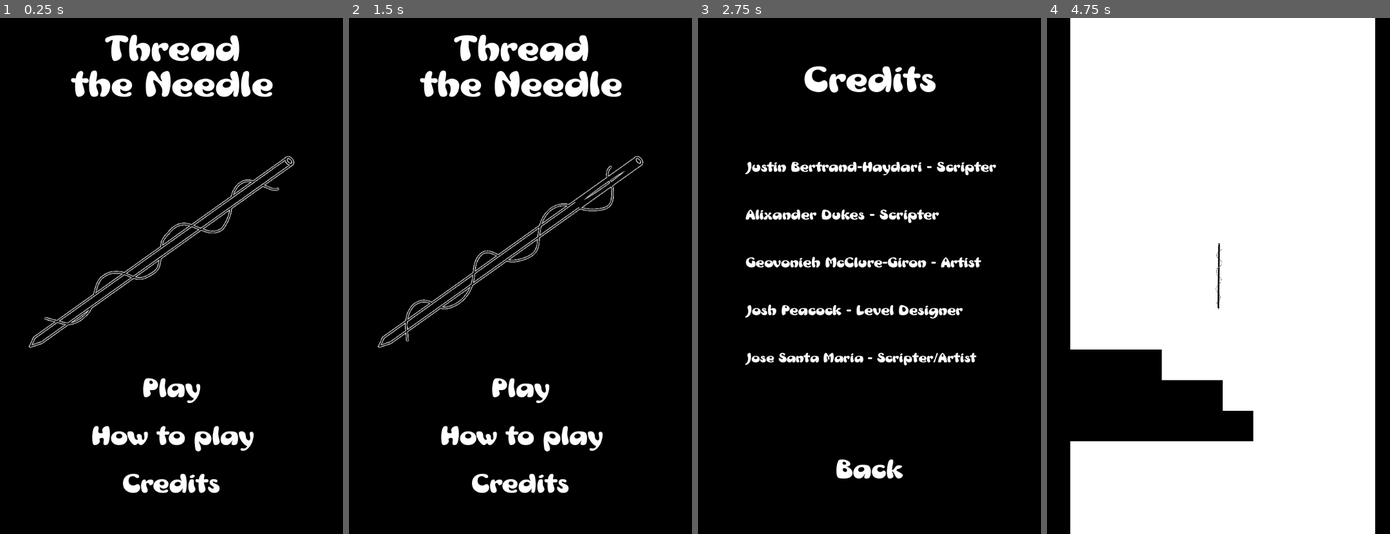
Above: before the commit, frames 1-4 (left to right).
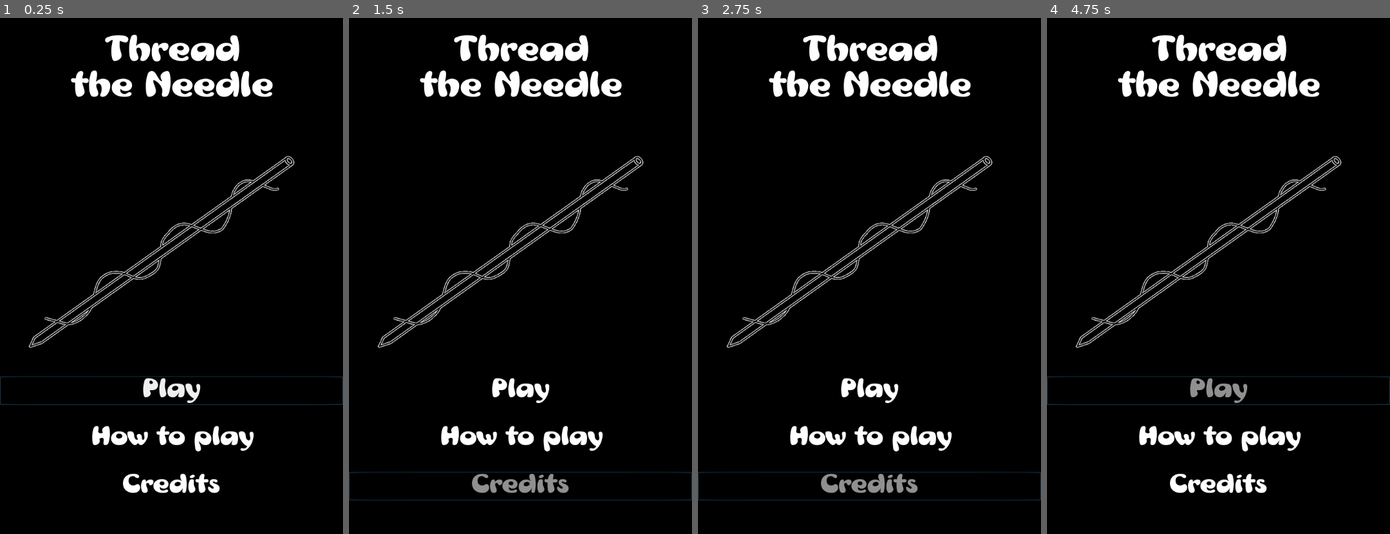
Above: after the commit, the same moments.

Repository: jhaydari72/DroptheBall1
Game: Godot game, scene res://Menu Screen/Menu Set Up .tscn
Same seed, same stepped clock (60 frames per second), same inputs: the game is played once before the commit and once after it.
Inputs (mouse positions are in pixels of both pictures, inside the frame that each line leads up to):
- Up to frame 1 (0.25 s): no input
- Up to frame 2 (1.5 s): click "How to play" at 0.5 s; click (520, 472) at 1.25 s, where only the run before the commit has a clickable "Back"
- Up to frame 3 (2.75 s): click "Credits" at 2 s
- Up to frame 4 (4.75 s): click (1218, 472) at 2.75 s, where only the run before the commit has a clickable "Back"; click "Play" at 3.5 s; click (1218, 389) at 4.25 s, where only the run after the commit has a clickable "Play"

The runs differ from the first frame. In frame 1, 0.3% of the frame differs, in the area x 0-100%, y 69-75%; in frame 2, 1.9%; in frame 3, 10%; in frame 4, 79%, in the area x 0-100%, y 0-100%.

Commit message:
UI usuable with just keyboard

Diff:
--- a/DroptheBall/Back.gd
+++ b/DroptheBall/Back.gd
@@ -2,7 +2,7 @@
 
 
 func _ready():
-	pass
+	grab_focus()
 
 
 
--- a/DroptheBall/Credit Screen/Back.gd
+++ b/DroptheBall/Credit Screen/Back.gd
@@ -1,7 +1,7 @@
 extends Button
 
 func _ready():
-	pass
+	grab_focus()
 
 func _on_Back_pressed():
 	get_tree().change_scene("res://Menu Screen/Menu Set Up .tscn")
--- a/DroptheBall/Menu Screen/Menu Set Up .tscn
+++ b/DroptheBall/Menu Screen/Menu Set Up .tscn
@@ -15,12 +15,8 @@
 "speed": 5.0
 } ]
 
-[sub_resource type="DynamicFont" id=1]
+[sub_resource type="DynamicFont" id=2]
 size = 81
-font_data = ExtResource( 1 )
-
-[sub_resource type="DynamicFont" id=2]
-size = 60
 font_data = ExtResource( 1 )
 
 [sub_resource type="DynamicFont" id=3]
@@ -28,6 +24,10 @@
 font_data = ExtResource( 1 )
 
 [sub_resource type="DynamicFont" id=4]
+size = 60
+font_data = ExtResource( 1 )
+
+[sub_resource type="DynamicFont" id=5]
 size = 60
 font_data = ExtResource( 1 )
 
@@ -76,9 +76,12 @@
 anchor_bottom = 1.0
 margin_top = -330.0
 margin_bottom = -270.0
-custom_fonts/font = SubResource( 2 )
+focus_next = NodePath("../How to play")
+custom_fonts/font = SubResource( 3 )
 custom_colors/font_color = Color( 1, 1, 1, 1 )
 custom_colors/font_color_hover = Color( 0.568627, 0.568627, 0.568627, 1 )
+action_mode = 0
+button_mask = 0
 text = "Play"
 flat = true
 script = ExtResource( 2 )
@@ -94,9 +97,12 @@
 margin_top = -230.0
 margin_right = 2.97095
 margin_bottom = -170.0
-custom_fonts/font = SubResource( 3 )
+focus_next = NodePath("../Credit Button ")
+custom_fonts/font = SubResource( 4 )
 custom_colors/font_color = Color( 1, 1, 1, 1 )
 custom_colors/font_color_hover = Color( 0.568627, 0.568627, 0.568627, 1 )
+action_mode = 0
+button_mask = 0
 text = "How to play"
 flat = true
 script = ExtResource( 4 )
@@ -113,9 +119,12 @@
 margin_top = -130.0
 margin_right = 360.0
 margin_bottom = -69.9999
-custom_fonts/font = SubResource( 4 )
+focus_next = NodePath("../Play Button ")
+custom_fonts/font = SubResource( 5 )
 custom_colors/font_color = Color( 1, 1, 1, 1 )
 custom_colors/font_color_hover = Color( 0.568627, 0.568627, 0.568627, 1 )
+action_mode = 0
+button_mask = 0
 text = "Credits"
 flat = true
 script = ExtResource( 3 )
--- a/DroptheBall/Menu Screen/Play Button .gd
+++ b/DroptheBall/Menu Screen/Play Button .gd
@@ -4,7 +4,7 @@
 var value
 
 func _ready():
-	pass
+	grab_focus()
 
 
 
Not shown: 6 places in DroptheBall/How To Play Screen/How to Play Screen.tscn that only renumber resources
Not shown: 3 places in DroptheBall/Menu Screen/Menu Set Up .tscn that only renumber resources
